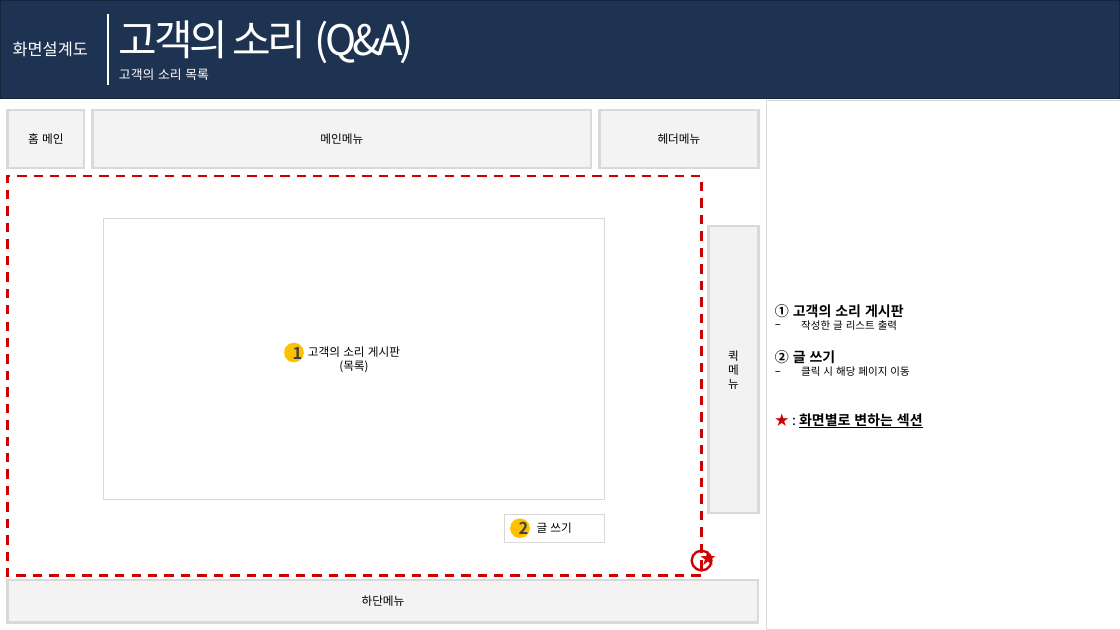
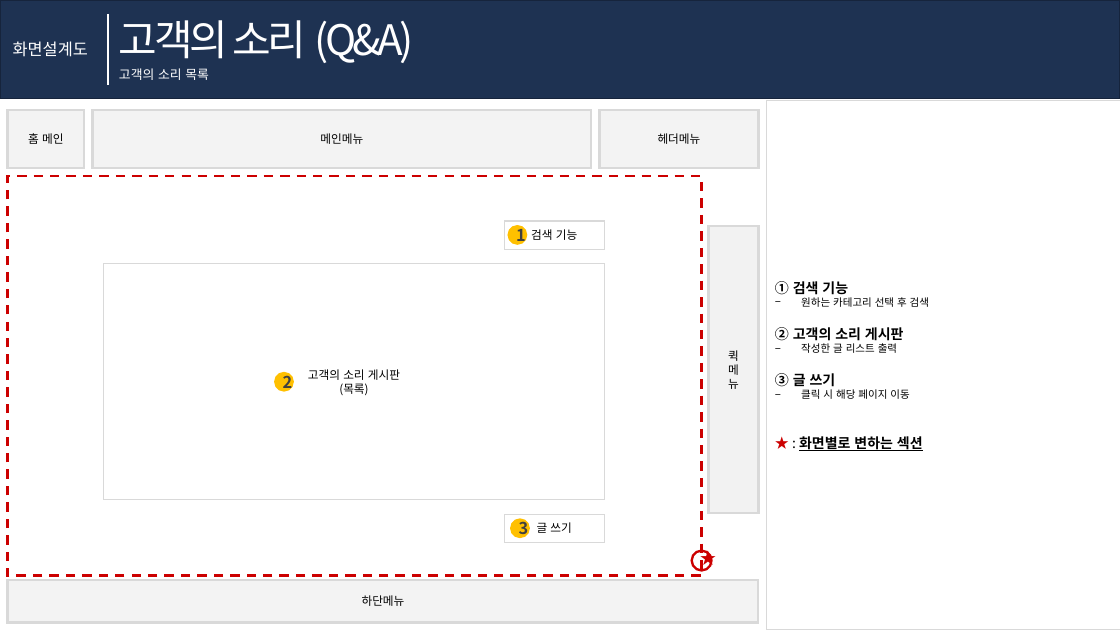
Before and after one commit to HTKzz/HALO, a slide deck: slide 13 of 프로젝트/설계 단계 계획서/ACC_화면정의서.pptx (slide 14 before the commit). Drawn at 1120x630 pixels with LibreOffice and Linux fonts; fonts in the diff are those of the drawing. Boxes give left, top, right and bottom in pixels: in the first picture for what was removed or moved away, otherwise in the second. Text is boxed around its words. In the diff, an @@ line names an element or a change of style, - is before the commit and + after.

```diff
--- a/프로젝트/설계 단계 계획서/ACC_화면정의서.pptx
+++ b/프로젝트/설계 단계 계획서/ACC_화면정의서.pptx
@@ rectangle added at (504, 221, 604, 250), fill #FFFFFF, outline #D9D9D9 1 pt, 10 pt, text #000000 @@
+검색 기능
@@ ellipse "1": place and size @@
-ellipse "1" at (284, 343, 304, 363)
+ellipse "1" at (507, 225, 528, 245)
@@ rectangle "고객의 소리 게시판": place and size @@
-rectangle "고객의 소리 게시판" at (104, 218, 605, 500)
+rectangle "고객의 소리 게시판" at (104, 264, 605, 500)
@@ text in rectangle at (775, 281, 929, 341): text changed @@
-① 고객의 소리 게시판
+① 검색 기능
+− 원하는 카테고리 선택 후 검색
+② 고객의 소리 게시판
@@ ellipse "2": place and size @@
-ellipse "2" at (510, 518, 530, 539)
+ellipse "2" at (274, 372, 294, 392)
@@ text in rectangle at (775, 371, 836, 389): text changed @@
-② 글 쓰기
+③ 글 쓰기
@@ ellipse added at (510, 518, 530, 539), fill #FFC000, 14 pt, text #404040, bold @@
+3
```
Also in this commit, not shown: 2 other slides changed, 2 slides removed, 15 other files.
